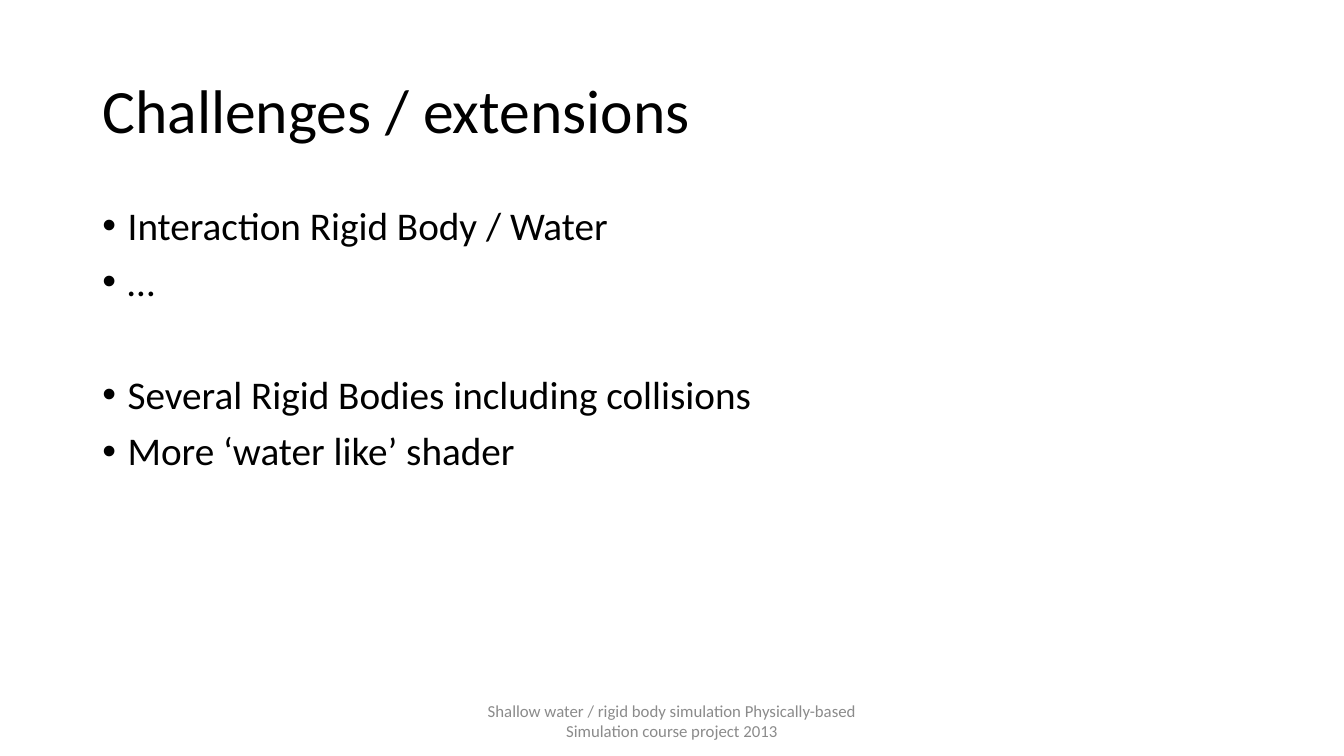
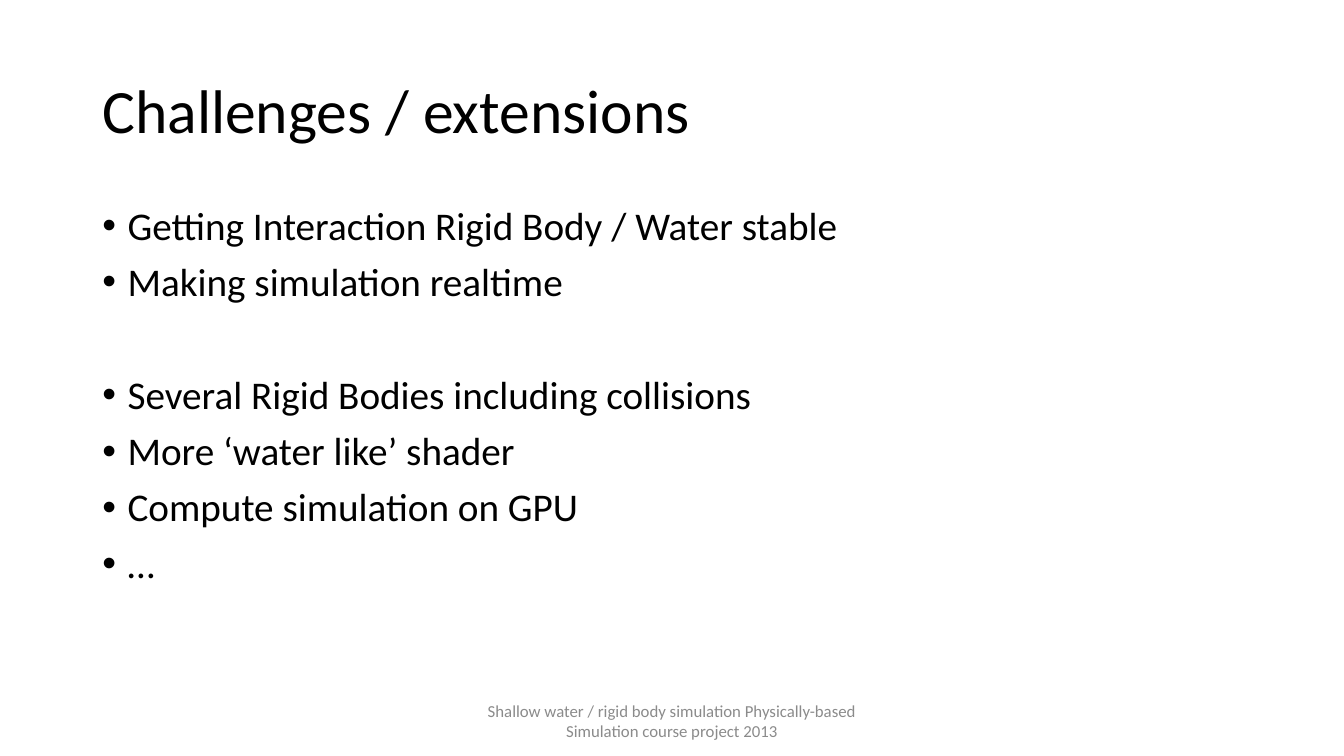
Before and after one commit to remodietlicher/PBSProject, a slide deck: slide 6 of ShallowWater/presentation/Presentation1.pptx (slide 7 before the commit). Drawn at 1344x756 pixels with LibreOffice and Linux fonts; fonts in the diff are those of the drawing. Boxes give left, top, right and bottom in pixels: in the first picture for what was removed or moved away, otherwise in the second. Text is boxed around its words. In the diff, an @@ line names an element or a change of style, - is before the commit and + after.

Commit message:
slides final version

```diff
--- a/ShallowWater/presentation/Presentation1.pptx
+++ b/ShallowWater/presentation/Presentation1.pptx
@@ text at bbox=[128, 212, 837, 303]: text changed @@
-• Interaction Rigid Body / Water
-• …
+• Getting Interaction Rigid Body / Water stable
+• Making simulation realtime
@@ text at bbox=[128, 493, 578, 528]: paragraphs added @@
+• Compute simulation on GPU
+• …
```
Also in this commit, not shown: 3 other slides changed, 1 slide removed, 5 other files.
